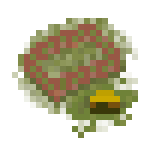
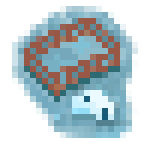
Comparing the layer stacks of the two w=156, h=144 images. Changes:
added group "outfitter" with 8 layers above "ref_villages" over <box>12,6,138,138</box>
added layer "igloo" in group "outfitter" over <box>42,78,138,138</box>
renamed "hut_02" to "hut_01", hid it, moved it into group "outfitter" over <box>66,72,138,138</box>
added layer "pen_snowco" in group "outfitter" over <box>12,6,138,114</box>
renamed "pen_01" to "pen_grass", hid it, moved it into group "outfitter" over <box>12,18,138,120</box>
